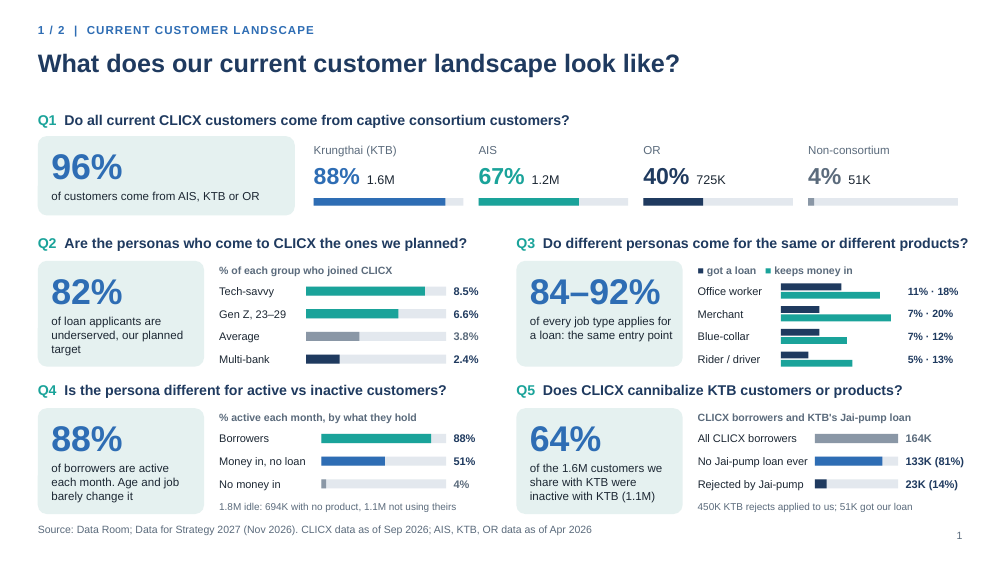
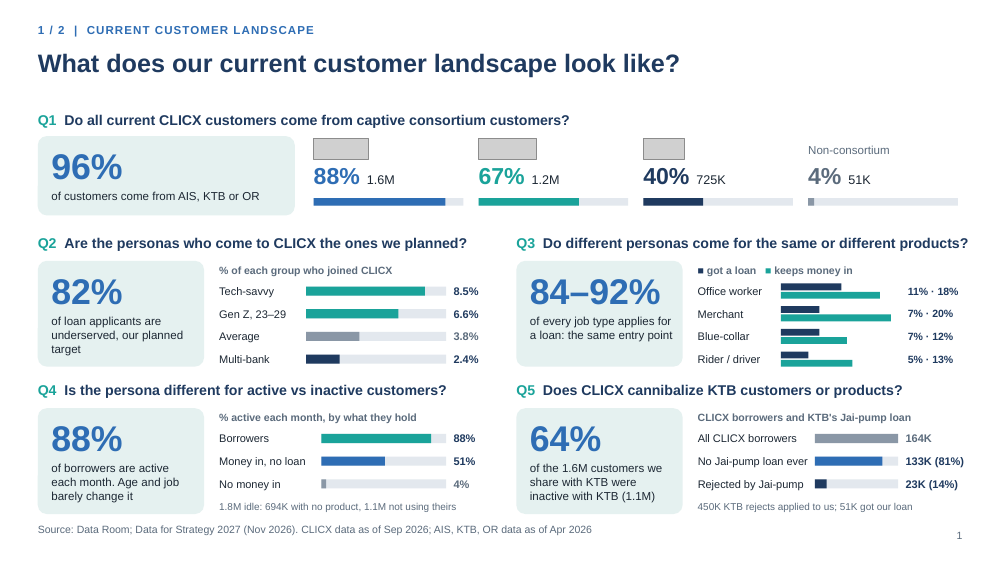
Before and after one commit to hweisim/claude_code, a slide deck: slide 1 of clicx_insights/CLICX_2027_One_Page_Summary.pptx. Drawn at 1008x567 pixels with LibreOffice and Linux fonts; fonts in the diff are those of the drawing; grey boxes stand for pictures; background and template pictures are left out. Boxes give left, top, right and bottom in pixels: in the first picture for what was removed or moved away, otherwise in the second. Text is boxed around its words. In the diff, an @@ line names an element or a change of style, - is before the commit and + after.

```diff
--- a/clicx_insights/CLICX_2027_One_Page_Summary.pptx
+++ b/clicx_insights/CLICX_2027_One_Page_Summary.pptx
@@ text removed at <box>314,145,396,157</box> @@
-Krungthai (KTB)
@@ picture added at <box>314,138,368,160</box> @@
@@ text removed at <box>479,146,498,154</box> @@
-AIS
@@ picture added at <box>479,138,537,160</box> @@
@@ text removed at <box>643,146,660,154</box> @@
-OR
@@ picture added at <box>644,138,684,160</box> @@
```
Also in this commit, not shown: 1 other slide changed, 12 other files.
